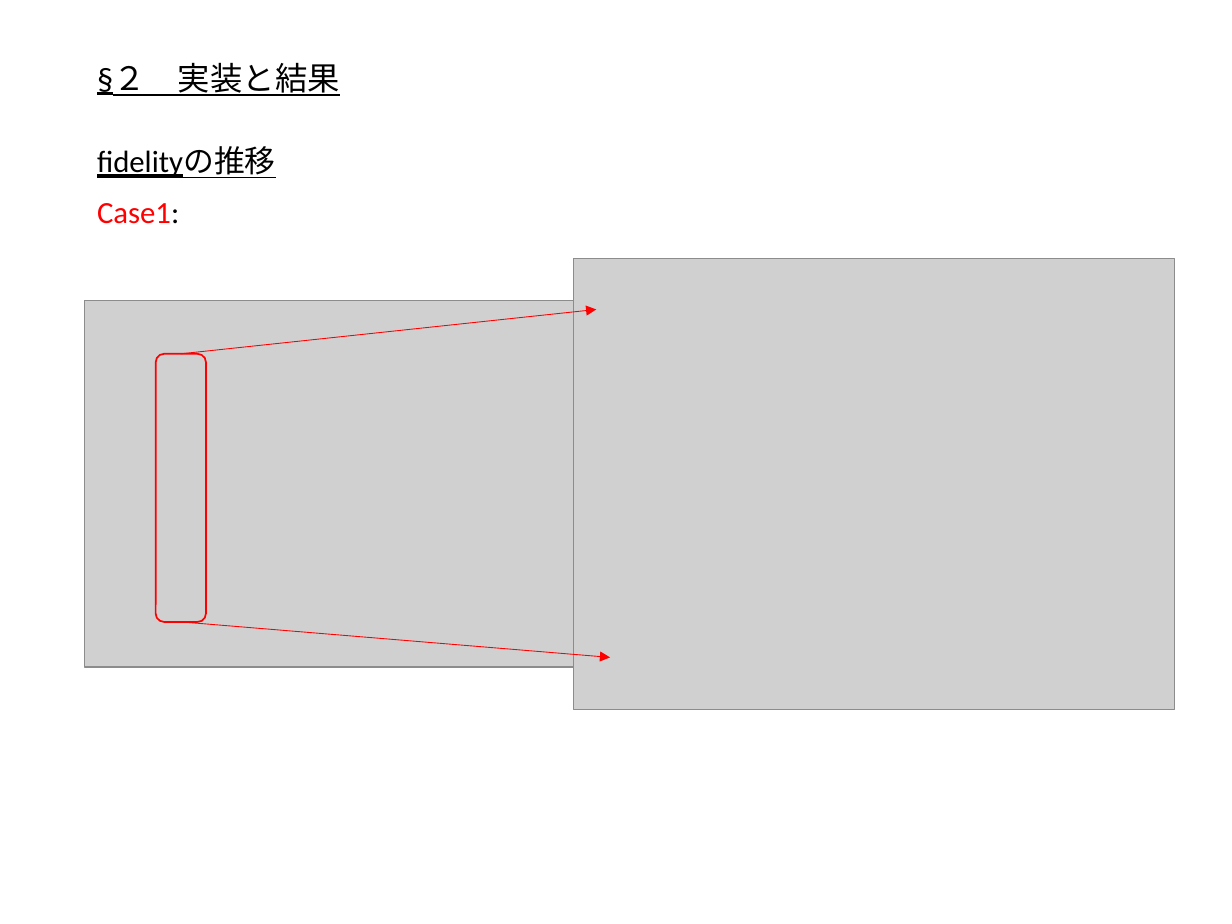
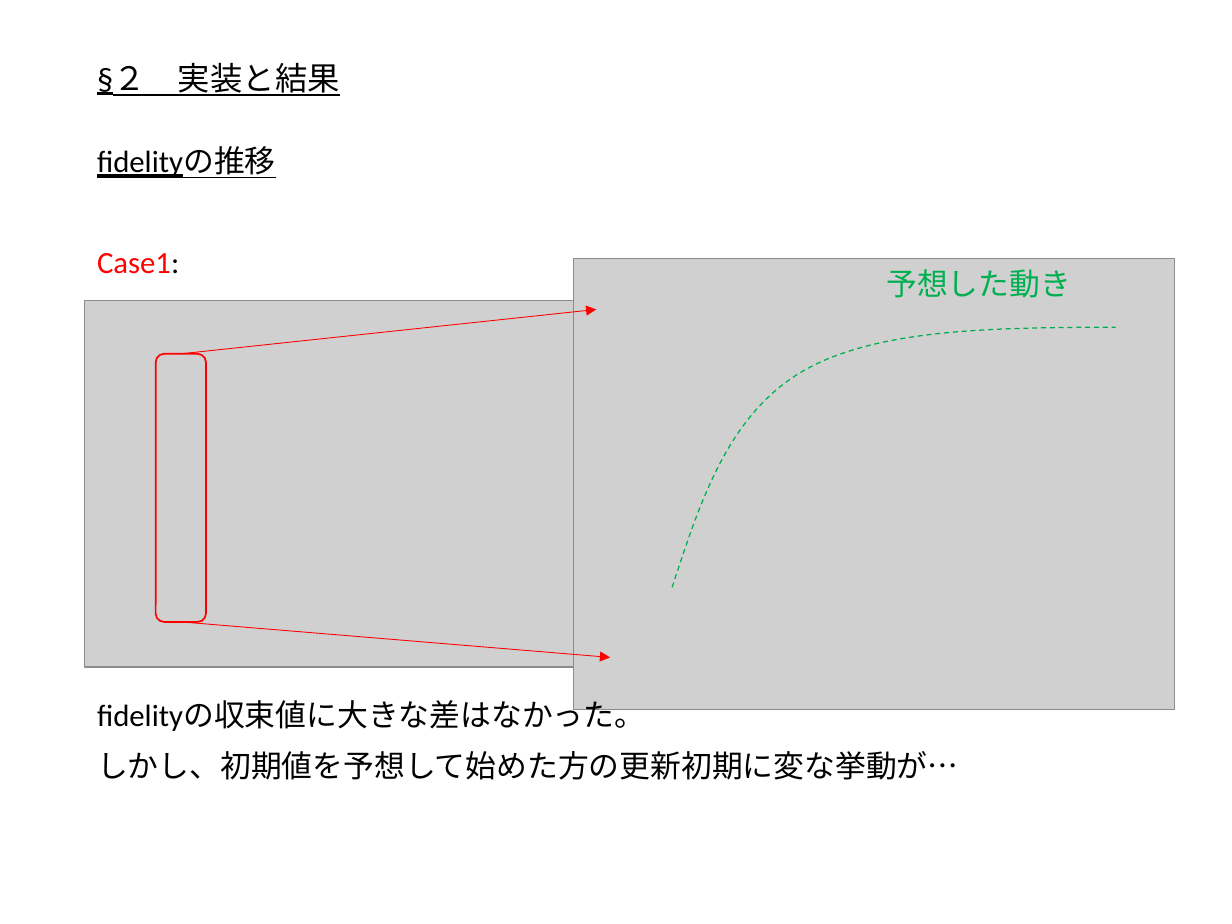
Before and after one commit to outk/graduate_thesis, a slide deck: slide 45 of 量子状態トモグラフィー.pptx (slide 44 before the commit). Drawn at 1232x924 pixels with LibreOffice and Linux fonts; fonts in the diff are those of the drawing; grey boxes stand for pictures. Boxes give left, top, right and bottom in pixels: in the first picture for what was removed or moved away, otherwise in the second. Text is boxed around its words. In the diff, an @@ line names an element or a change of style, - is before the commit and + after.

Commit message:
good

```diff
--- a/量子状態トモグラフィー.pptx
+++ b/量子状態トモグラフィー.pptx
@@ text added at <box>886,269,1071,298</box>, 18 pt, text #00B050 @@
+予想した動き
@@ freeform shape added at <box>673,328,1116,588</box>, outline #00B050 0.75 pt dashed @@
@@ text at <box>97,700,958,780</box>: paragraphs added @@
+fidelityの収束値に大きな差はなかった。
+しかし、初期値を予想して始めた方の更新初期に変な挙動が…
```
Also in this commit, not shown: 1 slide added.
